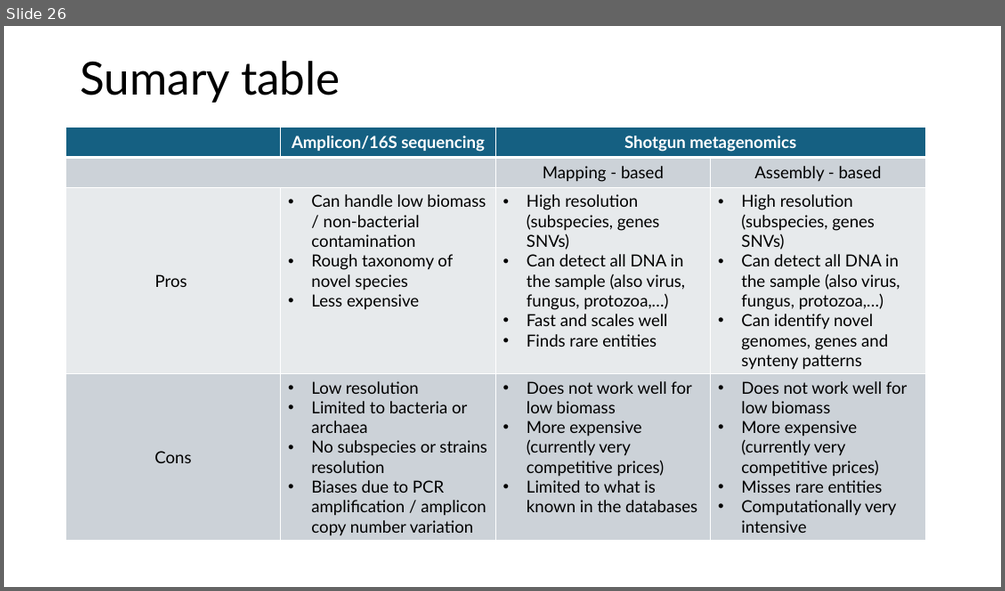
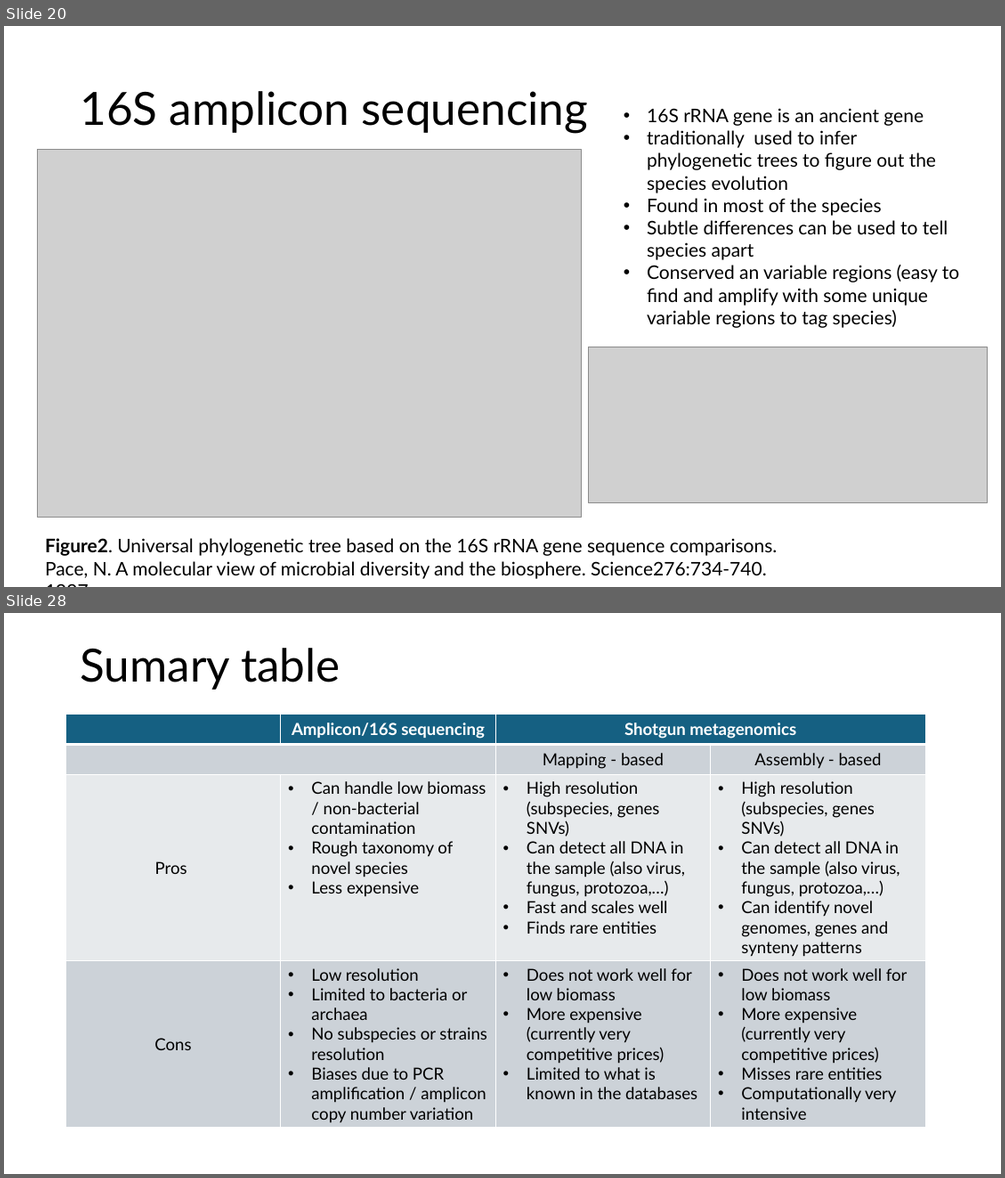
Before and after one commit to biosustain/dsp_metagenomics_training, a slide deck: course_contents/IntroMetagenomics.pptx. Shown one above the other, each under a label of ours: slide 26 before the commit, slides 20 and 28 after it; the slides between them are not shown. The pictures are 1005x591 and 1005x1178 pixels, drawn with LibreOffice and Linux fonts; fonts in the diff are those of the drawing; grey boxes stand for pictures. Boxes give left, top, right and bottom in pixels: in the first picture for what was removed or moved away, otherwise in the second. Text is boxed around its words. In the diff, an @@ line names an element or a change of style, - is before the commit and + after.

Commit message:
Added theory about profiling methods, gene catalog and data proporties

```diff
--- a/course_contents/IntroMetagenomics.pptx
+++ b/course_contents/IntroMetagenomics.pptx
@@ slide 20 added at [4, 26, 1001, 587], background #FFFFFF @@
@@ title added at [80, 91, 589, 133], 44 pt, text #000000 @@
+16S amplicon sequencing
@@ text added at [647, 108, 959, 328], 18 pt, text #000000 @@
+• 16S rRNA gene is an ancient gene
+• traditionally used to infer phylogenetic trees to figure out the species evolution
+• Found in most of the species
+• Subtle differences can be used to tell species apart
+• Conserved an variable regions (easy to find and amplify with some unique variable regions to tag species)
@@ picture added at [38, 150, 582, 516] @@
@@ picture added at [588, 346, 987, 503] @@
@@ text added at [45, 538, 777, 579], 18 pt, text #000000 @@
+Figure2. Universal phylogenetic tree based on the 16S rRNA gene sequence comparisons. Pace, N. A molecular view of microbial diversity and the biosphere. Science276:734-740. 1997.
@@ what was slide 26 is now slide 28 @@
```
Also in this commit, not shown: 4 slides changed, 10 other slides added, 4 slides removed.
